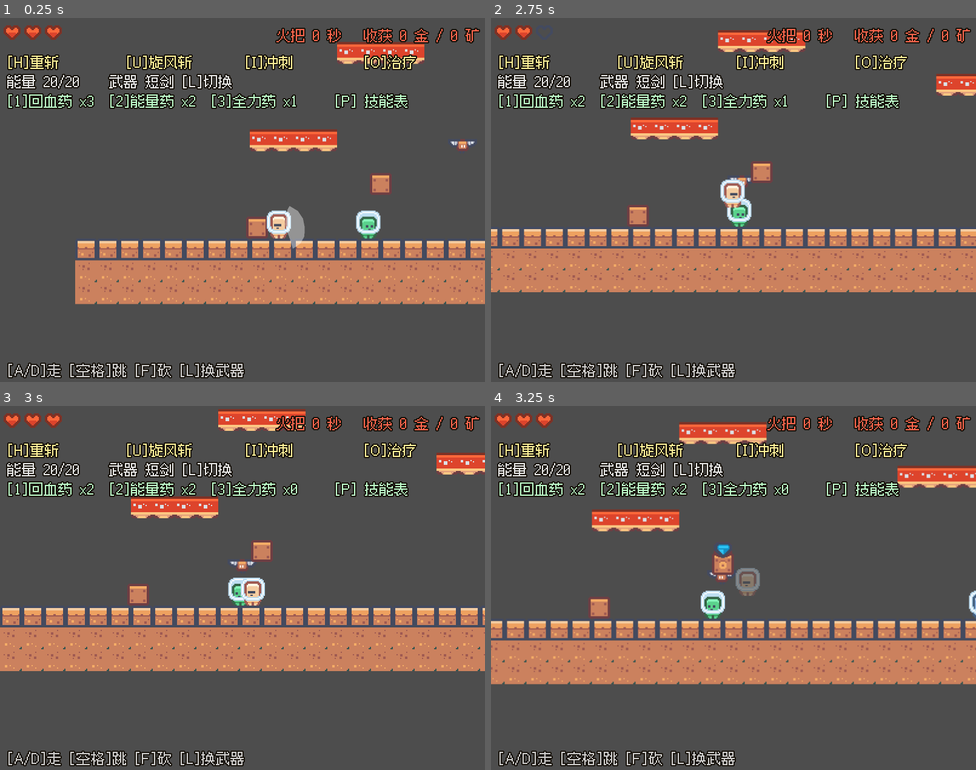
Above: before the commit, frames 1-4 (two rows, left to right).
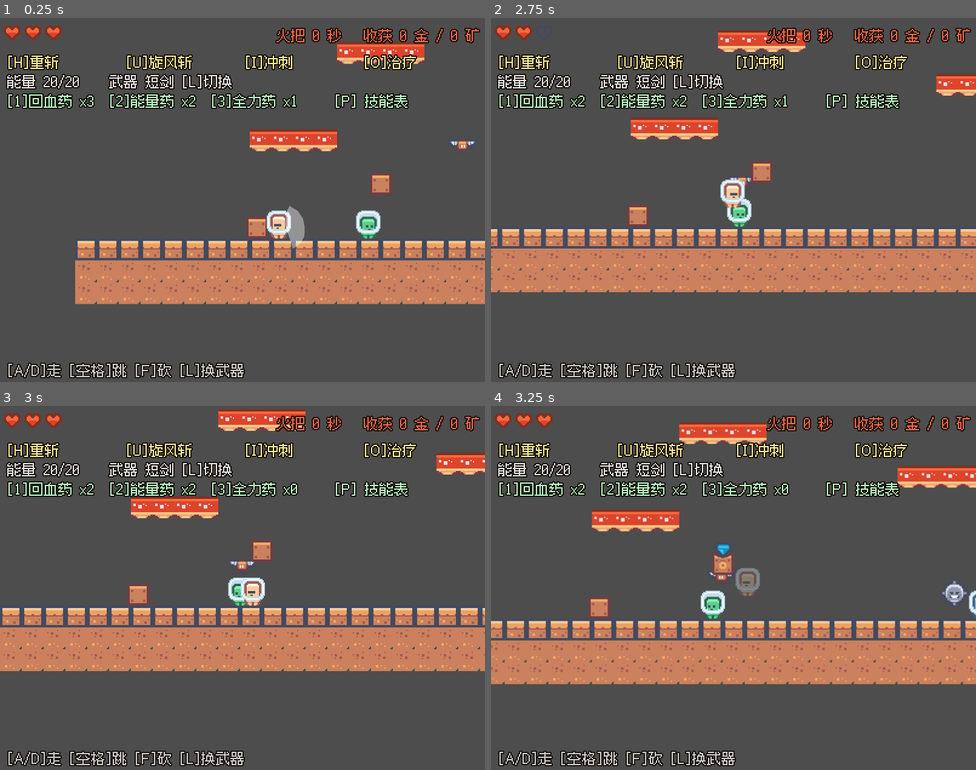
Above: after the commit, the same moments.

Repository: 01821/farm-fight-game
Game: Godot game, scene res://Tests/test_mine_combat.tscn
The game is run twice, just before and just after one commit, with the same random seed, the same clock (stepped at 60 frames per second) and the same inputs. This scene is started directly instead of the project's main scene. Sound files missing from this copy of the repository are replaced by a short silence.
Inputs:
- Up to frame 1 (0.25 s): no input
- Up to frame 2 (2.75 s): hold Q (cycle_item) 0.53-1.28 s; hold D (right) 0.53-2.03 s; tap Space (jump) at 0.77, 1.52 s; tap 1 (item_1) at 1.35 s; hold A (left) from 2.03 s (still down); tap 2 (item_2) at 2.1 s
- Up to frame 3 (3 s): release A (left) at 2.78 s; hold D (right) from 2.78 s (still down); tap 3 (item_3) at 2.85 s
- Up to frame 4 (3.25 s): keep holding D (right); tap Space (jump) at 3.02 s

Frames 1-3 are identical in both runs. In frame 4, 0.2% of the frame differs, in the area x 93-99%, y 48-55%.

Commit message:
feat(mine): 补上第 5 种怪「尖刺球」—— 目标是机器人/蝙蝠/尖刺球
目标清单第 ⑦ 项写的是「矿洞里的怪（机器人/蝙蝠/尖刺球等）」，
之前只做了机器人（绿/蓝机兵）、红炸怪和蝙蝠，**尖刺球是缺的**。

图集第 0 行最后一格 (8,0) 就是那个带尖刺的深灰色水雷。
这次不再靠猜格子 —— 直接把 characters 图集读出来看了一眼，
顺便确认了现有格子全对。

尖刺球和别的怪的区别是「重」(heavy)：**免疫击退 + 硬直抗性极低**。
打它推不动、也僵不住，只能打死或者躲开，没法像打机器人那样连击顶飞。
这一条差异让它成了真正不同的威胁，而不是"换个颜色的机器人"。

测试里用了对照实验：同样一脚 300 击退，尖刺球只动 2.1px、机器人动 16.3px。
只打一下看它没动是不够的 —— 那也可能是我把击退写坏了。
阈值写成相对比较（robot_moved > spike_moved * 3）而不是写死一个数：
击退是逐帧衰减的，写死 20px 就变成"测衰减曲线"而不是"测免疫"了。

顺带修 test_mine_combat 里数小怪的两条旧断言（3 → 4）。

全量回归连跑三遍：590 项断言，零失败。

Diff:
--- a/Scenes/Mine/mine_level.tscn
+++ b/Scenes/Mine/mine_level.tscn
@@ -54,6 +54,13 @@
 kind = 3
 patrol_dir = -1
 
+; 尖刺球：沉重的带刺铁球，**打它推不动、也僵不住** —— 只能打死或者躲开。
+; 地面顶面 y=198，它的碰撞盒 18x18 居中，所以放在 189。
+[node name="EnemySpike" parent="." instance=ExtResource("4_enemy")]
+position = Vector2(560, 189)
+kind = 4
+patrol_dir = -1
+
 ; 宝箱也是**预建实例**。地面顶面 y=198，箱子的碰撞盒 18x18 居中，所以放在 189。
 [node name="Chest1" parent="." instance=ExtResource("7_chest")]
 position = Vector2(150, 189)
--- a/Scripts/Mine/mine_enemy.gd
+++ b/Scripts/Mine/mine_enemy.gd
@@ -27,13 +27,21 @@
 ## 角色图集是 24×24 的 9 列 × 3 行网格
 const CELL: int = 24
 
-## kind → {名称, 图集格, 血量, 速度, 伤害, 是否飞行}
+## kind → {名称, 图集格, 血量, 速度, 伤害, 是否飞行, 是否"重"（免疫击退、抗硬直）}
+##
+## 「重」是给**尖刺球**用的：它是一颗沉重的带刺铁球，
+## 打它推不动、也僵不住 —— 你只能打死它或者躲开，没法像打机器人那样把它连击顶飞。
+## 这一条差异让它成了真正不同的威胁，而不是"换个颜色的机器人"。
 const KINDS: Array[Dictionary] = [
-	{"name": "绿机兵", "cell": Vector2i(0, 0), "hp": 3, "speed": 26.0, "damage": 1, "fly": false},
-	{"name": "蓝机兵", "cell": Vector2i(2, 0), "hp": 4, "speed": 20.0, "damage": 1, "fly": false},
-	{"name": "红炸怪", "cell": Vector2i(6, 1), "hp": 2, "speed": 34.0, "damage": 1, "fly": false},
-	{"name": "蝙蝠", "cell": Vector2i(7, 2), "hp": 2, "speed": 42.0, "damage": 1, "fly": true},
+	{"name": "绿机兵", "cell": Vector2i(0, 0), "hp": 3, "speed": 26.0, "damage": 1, "fly": false, "heavy": false},
+	{"name": "蓝机兵", "cell": Vector2i(2, 0), "hp": 4, "speed": 20.0, "damage": 1, "fly": false, "heavy": false},
+	{"name": "红炸怪", "cell": Vector2i(6, 1), "hp": 2, "speed": 34.0, "damage": 1, "fly": false, "heavy": false},
+	{"name": "蝙蝠", "cell": Vector2i(7, 2), "hp": 2, "speed": 42.0, "damage": 1, "fly": true, "heavy": false},
+	{"name": "尖刺球", "cell": Vector2i(8, 0), "hp": 3, "speed": 36.0, "damage": 1, "fly": false, "heavy": true},
 ]
+
+## 「重」的单位挨打时的僵直倍率
+const HEAVY_STUN_SCALE: float = 0.15
 
 enum State { PATROL, CHASE }
 
@@ -55,9 +63,11 @@
 var _state: int = State.PATROL
 ## 显示用的名字。**不要用 node.name** —— 运行时给节点改名会让 get_node("EnemyA") 之
 ## 类的路径查找失效（踩过一次：敌人全部找不到了，还以为是分组没注册）。
-## 挨打僵直时间的倍率。Boss 会覆盖成很小的值 ——
-## 不然玩家可以把它连击锁死，Boss 战变成"按住 F 不放"。
+## 挨打僵直时间的倍率。Boss 和"重"单位会覆盖成很小的值 ——
+## 不然玩家可以把它连击锁死，战斗退化成"按住 F 不放"。
 var stun_scale: float = 1.0
+## 「重」单位：免疫击退（尖刺球）
+var heavy: bool = false
 var _title: String = "怪"
 var _player: MinePlayer
 
@@ -86,6 +96,10 @@
 	_damage = int(d["damage"])
 	_flying = bool(d["fly"])
 	_title = String(d["name"])
+	heavy = bool(d.get("heavy", false))
+	if heavy:
+		# 重单位打不动也僵不住 —— 它是一颗铁球，不是一台小机器
+		stun_scale = HEAVY_STUN_SCALE
 
 func display_name() -> String:
 	return _title
@@ -206,7 +220,9 @@
 	hp = maxi(0, hp - amount)
 	_flash = FLASH_TIME
 	_stun = HIT_STUN * stun_scale
-	if from.is_finite():
+	# 「重」单位免疫击退：打它推不动。让它成为"只能打死或躲开"的威胁，
+	# 而不是又一个可以被连击顶飞的机器人。
+	if from.is_finite() and not heavy:
 		var away: Vector2 = global_position - from
 		if away.length() > 0.01:
 			var dir: Vector2 = away.normalized()
--- a/Tests/test_mine_combat.gd
+++ b/Tests/test_mine_combat.gd
@@ -61,7 +61,8 @@
 	print("--- 敌人 ---")
 	var all := get_tree().get_nodes_in_group("mine_enemy")
 	print("  INFO 关卡里有 ", all.size(), " 只怪")
-	_check("关卡里预建了敌人", all.size() == 3)
+	# 绿机兵 + 蓝机兵 + 蝙蝠 + 尖刺球 = 4（Boss 不在这个分组里，它是另一类东西）
+	_check("关卡里预建了敌人", all.size() == 4)
 	_check("默认种类是绿机兵（3 血）", _enemy.hp == 3 and _enemy.max_hp == 3)
 	_check("敌人贴图用 24×24 网格（0,0）", _enemy.sprite.region_rect == Rect2(0, 0, 24, 24))
 	_check("蝙蝠是另一种贴图", (_level.get_node("EnemyBat") as MineEnemy).sprite.region_rect == Rect2(168, 48, 24, 24))
@@ -113,7 +114,7 @@
 	_check("发出 died 信号", _died_signal)
 	await _step(3)
 	_check("死掉的敌人离开场景", not is_instance_valid(_enemy))
-	_check("场上还剩 2 只怪", get_tree().get_nodes_in_group("mine_enemy").size() == 2)
+	_check("场上还剩 3 只怪", get_tree().get_nodes_in_group("mine_enemy").size() == 3)
 
 	print("--- 飘字会自己消失 ---")
 	print("  INFO 当前场上飘字数量 = ", _damage_numbers())
--- a/Tests/test_mine_enemy.gd
+++ b/Tests/test_mine_enemy.gd
@@ -168,6 +168,44 @@
 	_player.velocity = Vector2.ZERO
 	await _step(3)
 	_check("拉远之后不再追", not _bat.is_chasing())
+
+	print("--- 尖刺球（重单位：打不动、僵不住） ---")
+	_check("怪的种类表有 5 种（含尖刺球）", MineEnemy.KINDS.size() == 5)
+	var spike := _level.get_node_or_null("EnemySpike") as MineEnemy
+	_check("关卡里摆了尖刺球", spike != null)
+	if spike != null:
+		print("  INFO ", spike.display_name(), " hp=", spike.hp, " 重=", spike.heavy)
+		_check("名字是尖刺球", spike.display_name() == "尖刺球")
+		_check("贴图用图集第 0 行最后一格", spike.sprite.region_rect == Rect2(8 * 24, 0, 24, 24))
+		_check("被标成了『重』单位", spike.heavy)
+		_check("硬直抗性很高", spike.stun_scale < 0.5)
+
+		# 对照实验：同样的击退，机器人会被推走，尖刺球几乎不动。
+		# 这才叫"验证了免疫"，只打一下看它没动是不够的 —— 也可能是我击退写坏了。
+		spike.global_position = Vector2(600, 189)
+		spike.velocity = Vector2.ZERO
+		await _step(3)
+		var spike_x0: float = spike.global_position.x
+		spike.take_damage(1, spike.global_position - Vector2(40, 0), 300.0)
+		await _step(4)
+		var spike_moved: float = absf(spike.global_position.x - spike_x0)
+
+		var robot := _level.get_node("EnemyA") as MineEnemy
+		robot.global_position = Vector2(600, 189)
+		robot.velocity = Vector2.ZERO
+		await _step(3)
+		var robot_x0: float = robot.global_position.x
+		robot.take_damage(1, robot.global_position - Vector2(40, 0), 300.0)
+		await _step(4)
+		var robot_moved: float = absf(robot.global_position.x - robot_x0)
+
+		print("  INFO 同样一脚 300 击退：尖刺球动了 ", snappedf(spike_moved, 0.1),
+			" px，机器人动了 ", snappedf(robot_moved, 0.1), " px")
+		# 用**相对比较**而不是写死阈值：击退是逐帧衰减的，4 帧只积累十几像素，
+		# 写死一个数会变成"测的是衰减曲线"而不是"测的免疫"。
+		_check("尖刺球吃不到击退（几乎原地不动）", spike_moved < 4.0)
+		_check("机器人照常被推飞（对照组，动得明显更多）",
+			robot_moved > 8.0 and robot_moved > spike_moved * 3.0)
 
 	print("--- 打死怪不会报错 ---")
 	var hp_b: int = _bat.hp
Not shown, changed: PROJECT_NOTES.md
